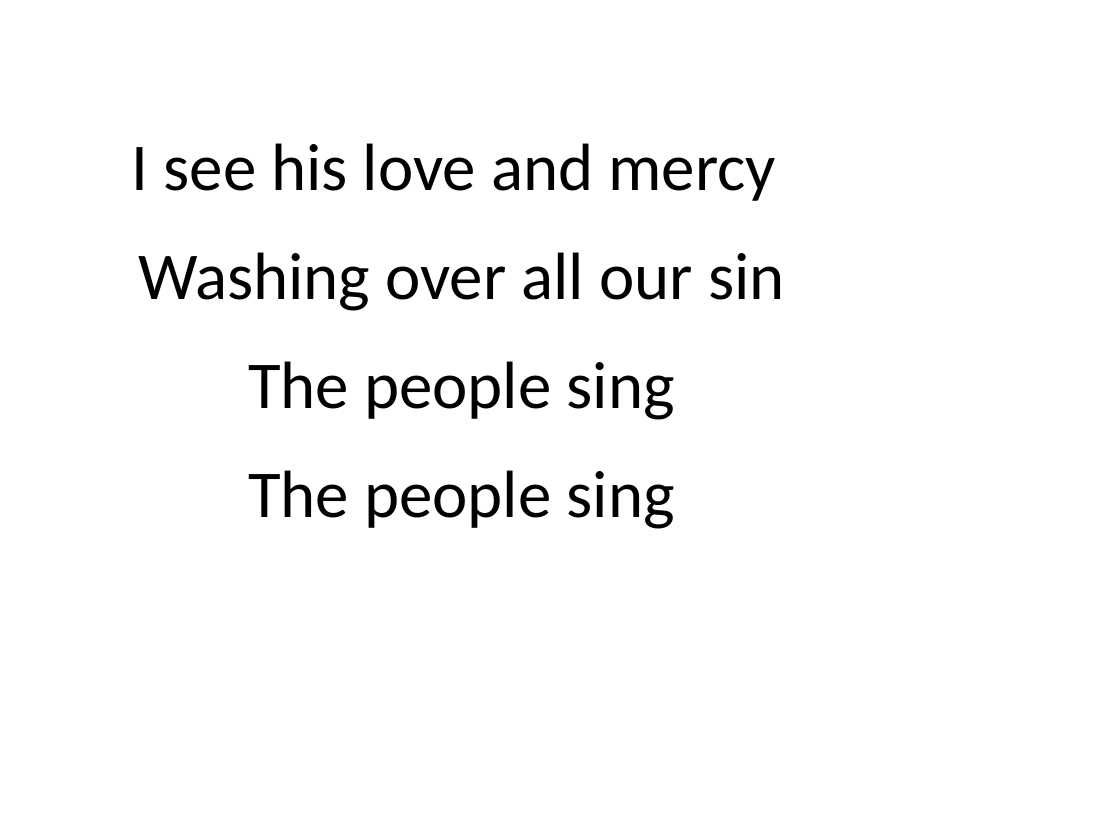
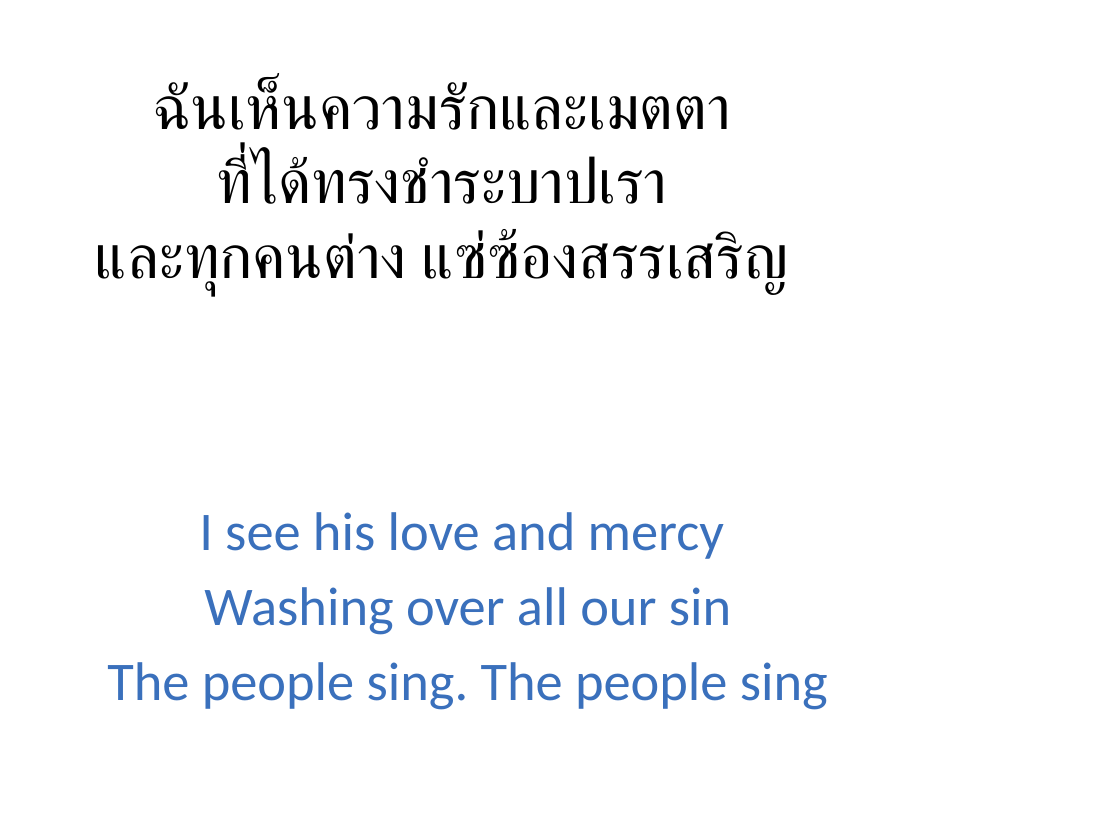
Before and after one commit to mightmay/songpptcreator, a slide deck: slide 3 of finishedppt/WorshipSongs.pptx (slide 34 before the commit). Drawn at 1120x840 pixels with LibreOffice and Linux fonts; fonts in the diff are those of the drawing. Boxes give left, top, right and bottom in pixels: in the first picture for what was removed or moved away, otherwise in the second. Text is boxed around its words. In the diff, an @@ line names an element or a change of style, - is before the commit and + after.

```diff
--- a/finishedppt/WorshipSongs.pptx
+++ b/finishedppt/WorshipSongs.pptx
@@ text added at box(95, 80, 789, 296), 40 pt, text #000000 @@
+ฉันเห็นความรักและเมตตา
+ที่ได้ทรงชำระบาปเรา
+และทุกคนต่าง แซ่ซ้องสรรเสริญ
@@ text at box(107, 512, 828, 710): text changed; size 43 to 35 pt; text colour #000000 to #3A70BC @@
-I see his love and mercy
-Washing over all our sin
-The people sing
-The people sing
+I see his love and mercy
+Washing over all our sin
+The people sing. The people sing
```
Also in this commit, not shown: 6 other slides changed, 1 slide added, 52 slides removed, 4 other files.
